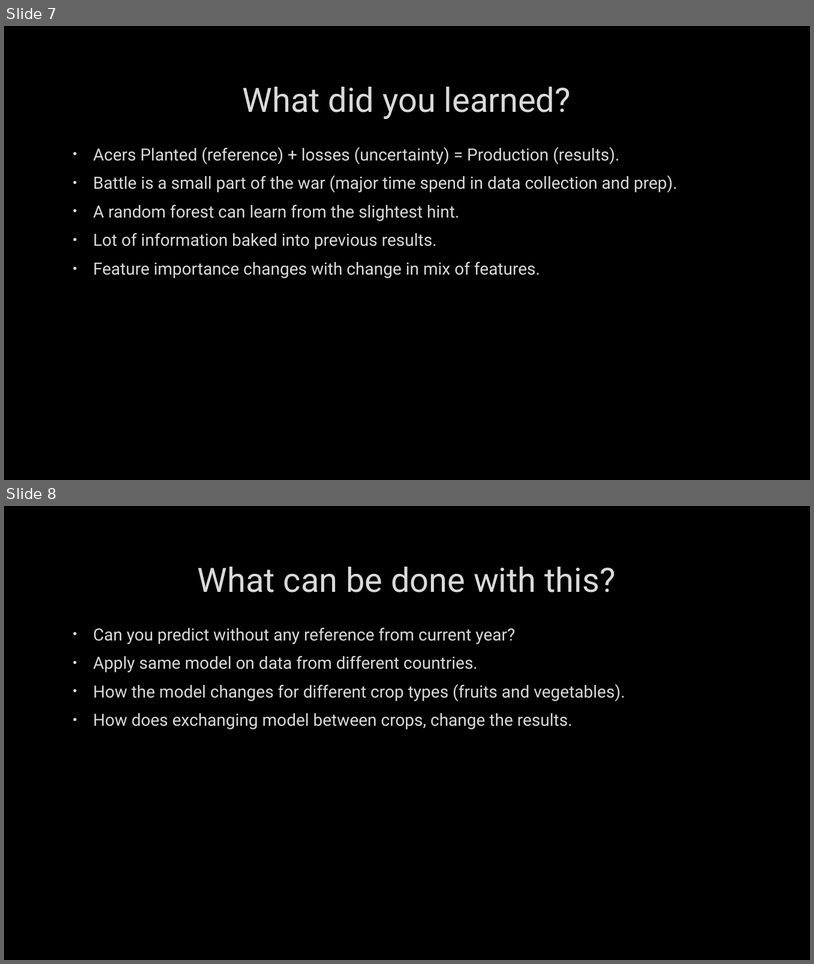
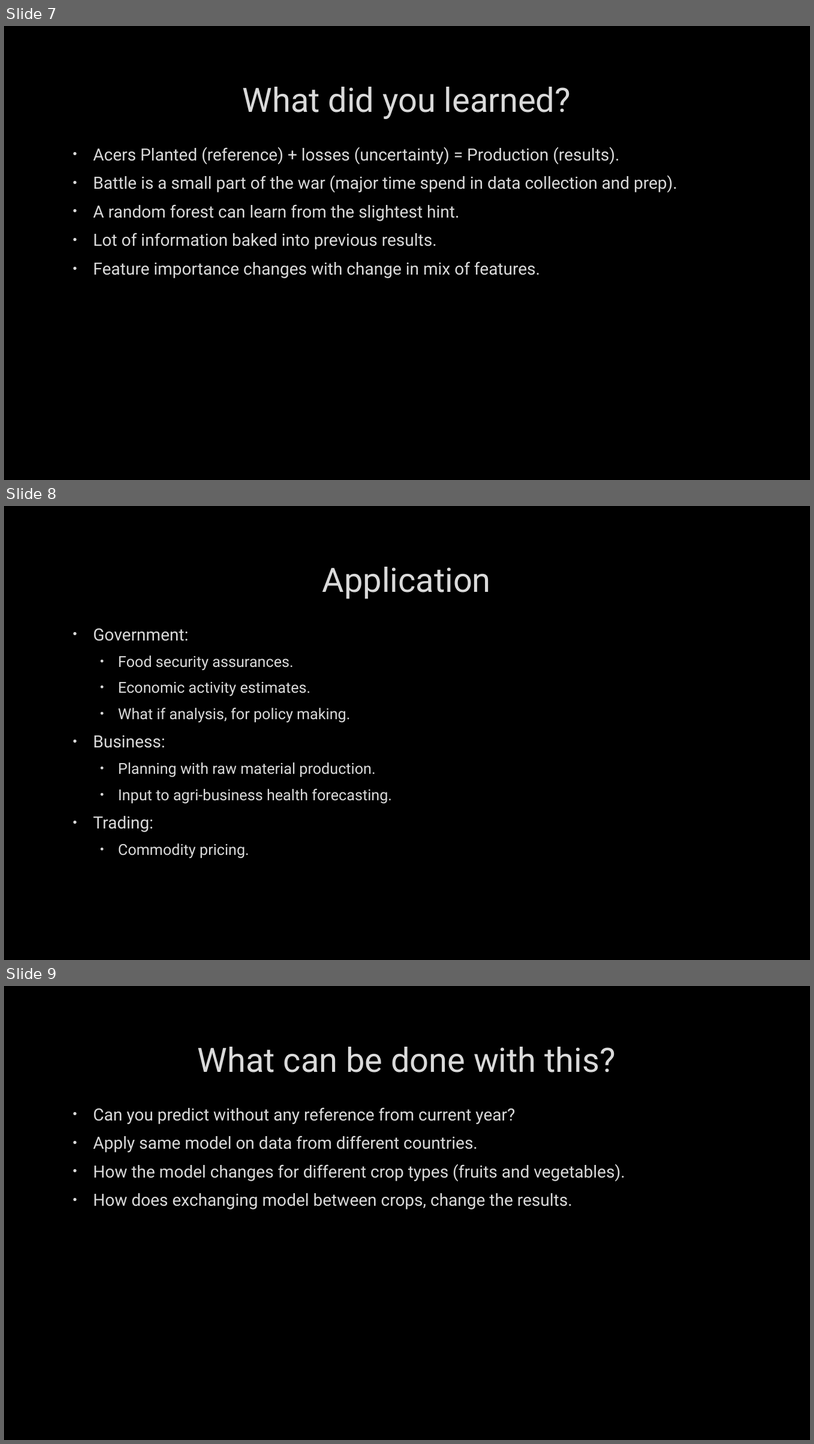
Before and after one commit to patelamol/springboard, a slide deck: Capstone 1/Documents/Capstone 1 Project Presentation.pptx. Shown one above the other, each under a label of ours: slides 7 and 8 before the commit, slides 7, 8 and 9 after it. The pictures are 814x964 and 814x1444 pixels, drawn with LibreOffice and Linux fonts; fonts in the diff are those of the drawing; background and template pictures are left out. Boxes give left, top, right and bottom in pixels: in the first picture for what was removed or moved away, otherwise in the second. Text is boxed around its words. In the diff, an @@ line names an element or a change of style, - is before the commit and + after.

Commit message:
Update to Presentation
Added application slide

```diff
--- a/Capstone 1/Documents/Capstone 1 Project Presentation.pptx
+++ b/Capstone 1/Documents/Capstone 1 Project Presentation.pptx
@@ slide 8 added at [4, 506, 810, 960], background picture (left out) @@
@@ title added at [323, 567, 491, 599], 40 pt, text #DADADA @@
+Application
@@ text added at [93, 628, 392, 858], 18 pt, text #DADADA @@
+• Government:
+  • Food security assurances.
+  • Economic activity estimates.
+  • What if analysis, for policy making.
+• Business:
+  • Planning with raw material production.
+  • Input to agri-business health forecasting.
+• Trading:
+  • Commodity pricing.
@@ what was slide 8 is now slide 9 @@
```
Also in this commit, not shown: 1 slide changed.
